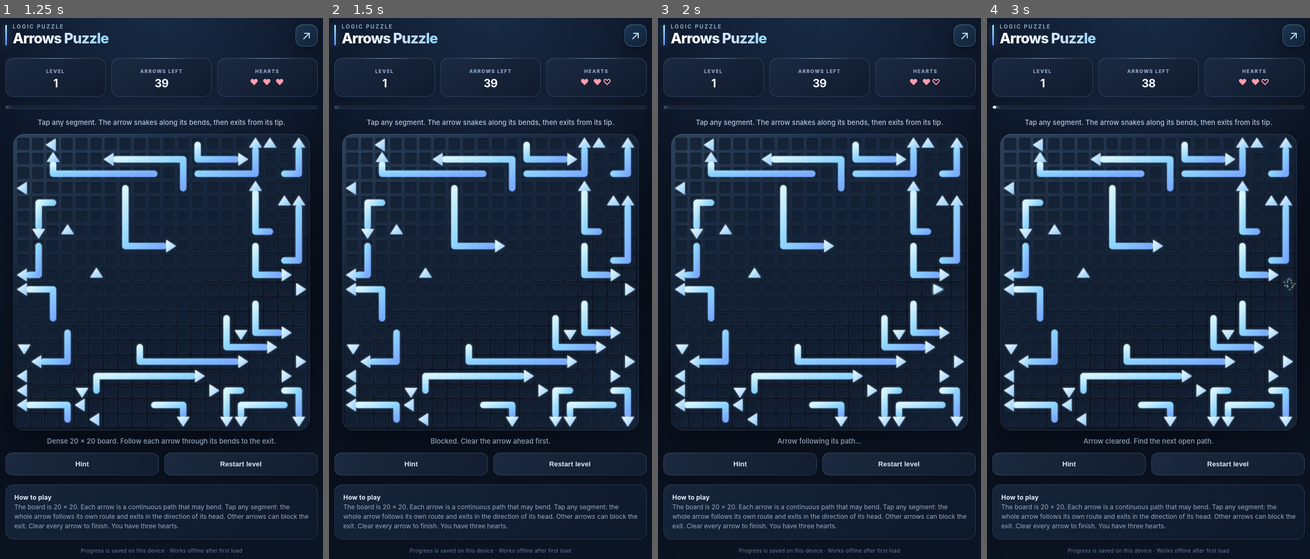
Above: before the commit, frames 1-4 (left to right).
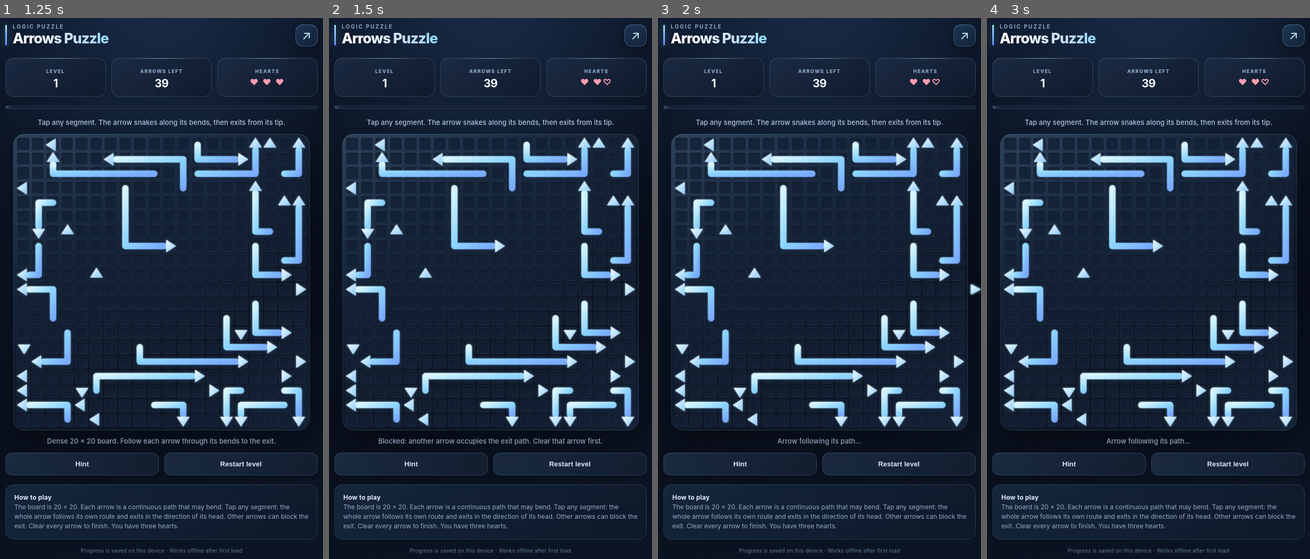
Above: after the commit, the same moments.

Repository: h8yw25v9m4-hue/arrows-puzzle
Game: browser game, page index.html
Same seed, same stepped clock (60 frames per second), same inputs: the game is played once before the commit and once after it.
Inputs:
- Up to frame 1 (1.25 s): no input
- Up to frame 2 (1.5 s): click "Select ← arrow, 5 spaces long" at 1.27 s
- Up to frame 3 (2 s): click "Select → arrow, 4 spaces long" at 1.87 s
- Up to frame 4 (3 s): click "Select → arrow, 9 spaces long" at 2.02 s; click "Select ↓ arrow, 6 spaces long" at 2.47 s

Frame 1 is identical in both runs. In frame 2, 0.4% of the frame differs, in the area x 15-85%, y 77-79%; in frame 3, 0.1%; in frame 4, 0.3%.

Commit message:
Add files via upload

Diff:
--- a/index.html
+++ b/index.html
@@ -206,12 +206,20 @@
    }
  }
  function isBlocked(a){
+   // The only blocking cells are those on the straight exit ray in front
+   // of the visible arrowhead. Ignore this exact arrow object and all
+   // arrows already removed from play.
    const [dr,dc]=dirs[a.d];
-   // The arrow exits straight ahead from its head; its body follows the bends.
-   for(let r=a.r+dr,c=a.c+dc;r>=0&&r<N&&c>=0&&c<N;r+=dr,c+=dc){
-     if(arrows.some(b=>b.alive&&b.id!==a.id&&b.cells.some(([br,bc])=>br===r&&bc===c)))return true;
-   }
-   return false;
+   const [hr,hc]=a.cells[a.cells.length-1] || [a.r,a.c];
+   const occupied=new Map();
+   for(const other of arrows){
+     if(other===a || !other.alive)continue;
+     for(const [r,c] of other.cells)occupied.set(r+','+c,other);
+   }
+   for(let r=hr+dr,c=hc+dc;r>=0&&r<N&&c>=0&&c<N;r+=dr,c+=dc){
+     if(occupied.has(r+','+c))return occupied.get(r+','+c);
+   }
+   return null;
  }
  function samplePolyline(points,distance){
    if(distance<=0)return points[0];
@@ -232,7 +240,7 @@
  }
  async function move(a){
    if(won||failed||animating||!a.alive)return;
-   if(isBlocked(a)){hearts--;say('Blocked. Clear the arrow ahead first.');if(hearts<=0){failed=true;say('Out of hearts. Restart the level to try again.')}render();return}
+   if(isBlocked(a)){hearts--;say('Blocked: another arrow occupies the exit path. Clear that arrow first.');if(hearts<=0){failed=true;say('Out of hearts. Restart the level to try again.')}render();return}
    animating=true;
    const board=$('board'),svg=board.querySelector('svg'),ns='http://www.w3.org/2000/svg';
    const originalLine=svg.querySelector(`.arrow-shape[data-arrow-id="${a.id}"]`);
@@ -243,21 +251,33 @@
    line.removeAttribute('data-arrow-id');head.removeAttribute('data-arrow-id');
    group.append(line,head);svg.appendChild(group);
    originalLine.style.opacity='0';originalHead.style.opacity='0';
-   // The polyline is ordered tail-to-head. Each segment advances along it,
-   // so the whole arrow snakes through every existing bend before exiting.
+
+   // Cells are stored tail-to-head. Keep one cell-pitch of distance between
+   // successive body samples so the complete tail trails the moving head
+   // through the exact same bends without collapsing toward the tail.
    const route=a.cells.map(([r,c])=>[50+c*100,50+r*100]);
    const [dr,dc]=dirs[a.d],headPoint=route[route.length-1];
    const exitSteps=(dc>0?N-a.c:dc<0?a.c+1:dr>0?N-a.r:a.r+1)+a.cells.length+2;
    for(let i=1;i<=exitSteps;i++)route.push([headPoint[0]+dc*100*i,headPoint[1]+dr*100*i]);
-   const count=a.cells.length,duration=Math.min(2100,850+count*48),started=performance.now();
+
+   const count=a.cells.length,bodyLength=(count-1)*100;
+   const duration=Math.min(2600,1000+(exitSteps+count)*35),started=performance.now();
    say('Arrow following its path…');
    await new Promise(resolve=>{
      function frame(now){
-       const t=Math.min(1,(now-started)/duration),distance=t*(exitSteps+count+1)*100;
+       const t=Math.min(1,(now-started)/duration);
+       const distance=t*(exitSteps+count+1)*100;
        const pts=[];
-       for(let i=0;i<count;i++)pts.push(samplePolyline(route,i+distance));
+       for(let i=0;i<count;i++)pts.push(samplePolyline(route,i*100+distance));
+       const tip=samplePolyline(route,bodyLength+distance);
+
+       // Match the original rendering: end the shaft slightly before the
+       // tip, toward the preceding body segment, so it meets the arrowhead.
+       if(pts.length>1){
+         const prev=pts[pts.length-2],last=pts[pts.length-1];
+         pts[pts.length-1]=[last[0]+(prev[0]-last[0])*.34,last[1]+(prev[1]-last[1])*.34];
+       }
        line.setAttribute('d',pts.map(([x,y],i)=>(i?'L ':'M ')+x+' '+y).join(' '));
-       const tip=samplePolyline(route,count-1+distance);
        head.setAttribute('points',polygonForHead(tip[0],tip[1],a.d).map(p=>p.join(',')).join(' '));
        if(t<1)requestAnimationFrame(frame);else resolve();
      }
--- a/sw.js
+++ b/sw.js
@@ -1,4 +1,4 @@
-const CACHE="arrows-puzzle-v10";
+const CACHE="arrows-puzzle-v14";
 const FILES=["./","./index.html","./manifest.json","./icon-192.png","./icon-512.png"];
 self.addEventListener("install",e=>e.waitUntil(caches.open(CACHE).then(c=>c.addAll(FILES))));
 self.addEventListener("activate",e=>e.waitUntil(caches.keys().then(keys=>Promise.all(keys.filter(k=>k!==CACHE).map(k=>caches.delete(k))))));
